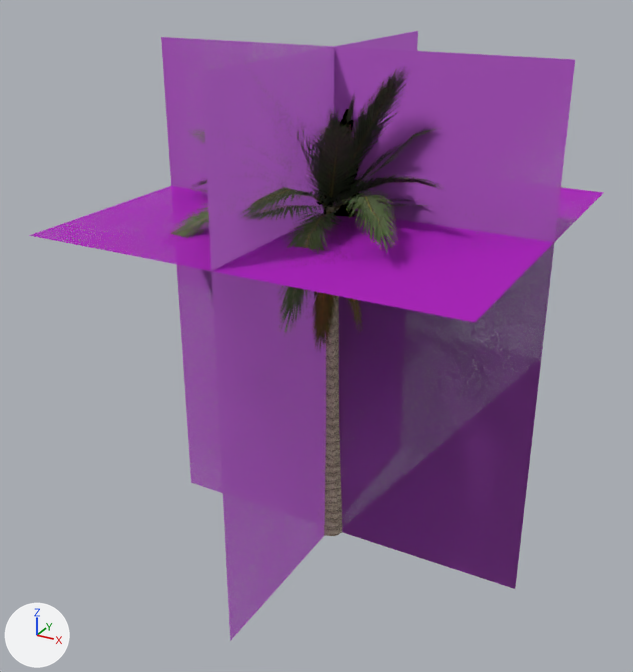
The glTF model data/models/board/vegetation/palm-compact.glb as it was, and as the next commit left it.
Camera for both pictures: a 50 mm camera at (22.1, -42.1, 34.5) aimed at (-0.4, -1.2, 14.1). The axes (+X, +Y, +Z) are drawn at lower left. The lights are the same throughout. The older version comes first. Where no turn or scale is listed for an object, it has been applied to the vertices. Vertices at exactly the same position are counted once.

The first picture shows 'palm-compact-lod0.001', 'palm-compact-lod1.001', 'palm-compact-lod2.001', 'palm-compact-lod3.001'.
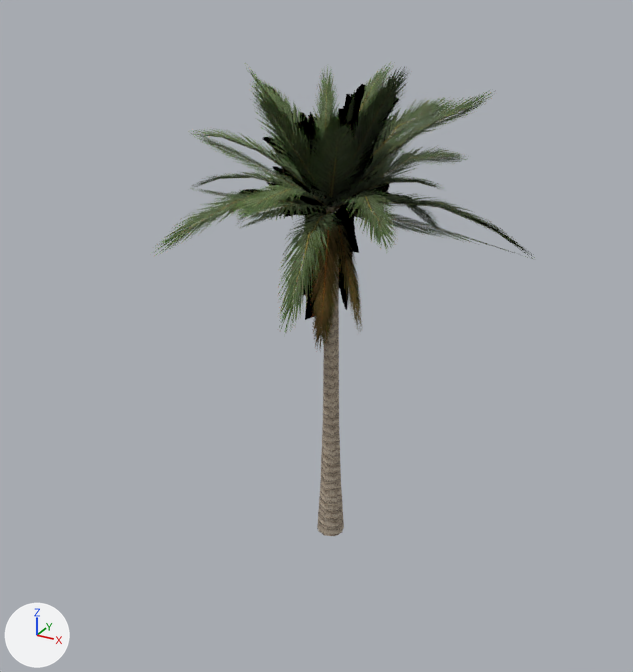
Changed parts and their boxes (x1, y1, x2, y2) in the pictures (633 x 672 px; the box of a moved part takes in the faces that stretch with it):
'palm-compact-lod3.001', surface changed, reshaped, recoloured (not visible afterwards): before (29, 31, 604, 641)
part 1 of me_palm_compact_lod3, moved or reshaped (not visible afterwards): before (161, 37, 575, 589)
part 2 of me_palm_compact_lod3, moved or reshaped (not visible afterwards): before (29, 31, 604, 641)
part 3 of me_palm_compact_lod3, recoloured (purple): before (161, 31, 575, 641)
part 4 of me_palm_compact_lod3, recoloured (pink): before (29, 155, 604, 323)

Diff of the bpy script that builds the scene:
```diff
--- a/data/models/board/vegetation/palm-compact.glb.py
+++ b/data/models/board/vegetation/palm-compact.glb.py
@@ mat_impostor @@
 n3 = _N.new('ShaderNodeMath'); n3.name = 'Math.001'
 n3.operation = 'LESS_THAN'
+n3.inputs[1].default_value = 0.465  # 'Value'
 n4 = _N.new('ShaderNodeMix'); n4.name = 'Mix'
@@ me_palm_compact_lod3 @@
 # used by ob_palm_compact_lod3_001; location = (0.0, 0.0, 0.0)
-me_palm_compact_lod3.from_pydata(...)  # 12 vertices, 6 faces; spans x -11.2..12.3, y -11.7..11.1, z 0.0..30.0
-me_palm_compact_lod3.vertices[4].co = (0.0, -11.7, 0.0)  # pixel (230, 641)
-me_palm_compact_lod3.vertices[5].co = (0.0, 11.1, 0.0)
-me_palm_compact_lod3.vertices[6].co = (0.0, 11.1, 30.0)  # pixel (418, 30)
-me_palm_compact_lod3.vertices[7].co = (0.0, -11.7, 30.0)  # pixel (201, 71)
-me_palm_compact_lod3.vertices[8].co = (-11.2, -11.7, 21.4)  # pixel (28, 235)
-me_palm_compact_lod3.vertices[9].co = (12.3, -11.7, 21.4)  # pixel (474, 322)
-me_palm_compact_lod3.vertices[10].co = (12.3, 11.1, 21.4)  # pixel (603, 192)
-me_palm_compact_lod3.vertices[11].co = (-11.2, 11.1, 21.4)
+me_palm_compact_lod3.from_pydata(...)  # 12 vertices, 6 faces; spans x -10.9..12.5, y -10.1..11.2, z 0.0..30.0
+# me_palm_compact_lod3 part 1: the loose piece of 4 vertices spanning x -11.2..12.3, y 0.0, z 0.0..30.0 is moved by (0.2, 0.0, 0.0)
+# me_palm_compact_lod3 part 2
+me_palm_compact_lod3.vertices[4].co = (0.0, -10.1, 0.0)
+me_palm_compact_lod3.vertices[5].co = (0.0, 11.2, 0.0)
+me_palm_compact_lod3.vertices[6].co = (0.0, 11.2, 30.0)
+me_palm_compact_lod3.vertices[7].co = (0.0, -10.1, 30.0)
+me_palm_compact_lod3.vertices[8].co = (-10.9, -10.1, 20.4)
+me_palm_compact_lod3.vertices[9].co = (12.5, -10.1, 20.4)
+me_palm_compact_lod3.vertices[10].co = (12.5, 11.2, 20.4)
+me_palm_compact_lod3.vertices[11].co = (-10.9, 11.2, 20.4)  # pixel (271, 165)
+# me_palm_compact_lod3 part 3: 4 faces centred in x -3.3..4.5, y -4.1..3.5, z 10.0..20.0 are repainted in the vertex colours; the middle colour goes from purple #e471ff to pink #fd8ce2
+# me_palm_compact_lod3 part 4: 2 faces centred in x -3.3..4.5, y -4.1..3.5, z 21.4 are repainted in the vertex colours; the middle colour goes from pink #e901ff to pink #ff0be1
 me_palm_compact_lod3.materials.append(mat_impostor)
```
